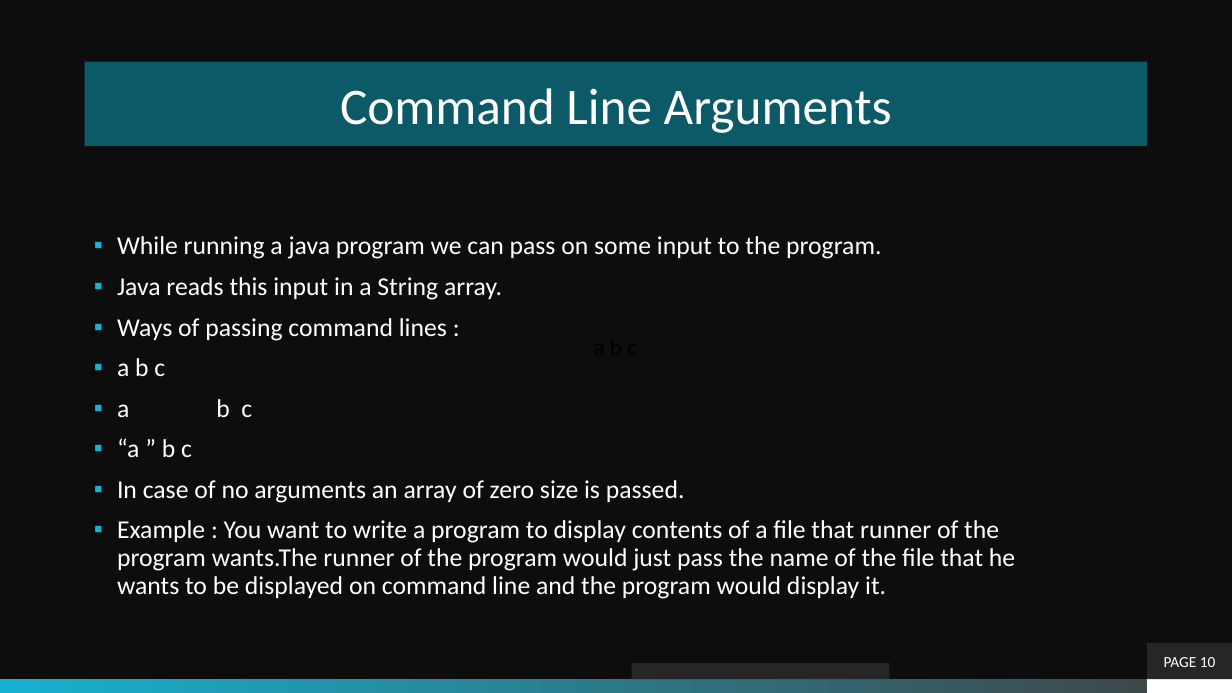
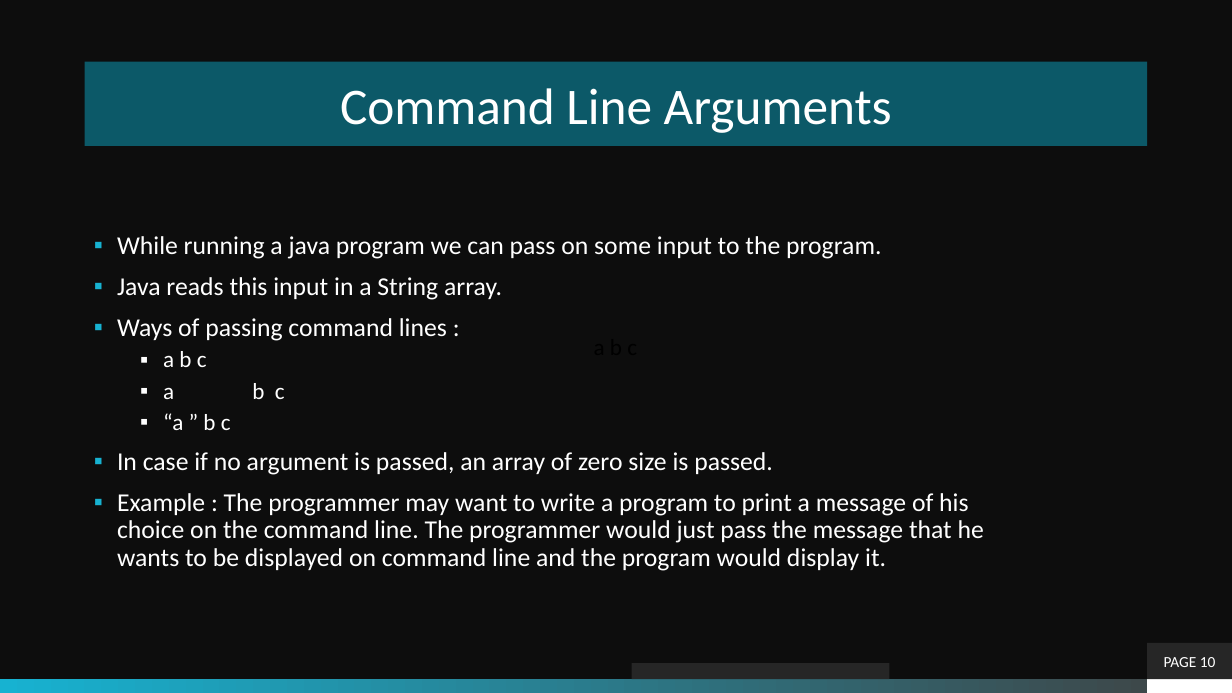
Before and after one commit to theLeonidas/Courses, a slide deck: slide 10 of courseMaterial/Objective-2-Simple Java Program/Basics_Of_A_Java_Program.pptx. Drawn at 1232x693 pixels with LibreOffice and Linux fonts; fonts in the diff are those of the drawing; background and template pictures are left out. Boxes give left, top, right and bottom in pixels: in the first picture for what was removed or moved away, otherwise in the second. Text is boxed around its words. In the diff, an @@ line names an element or a change of style, - is before the commit and + after.

```diff
--- a/courseMaterial/Objective-2-Simple Java Program/Basics_Of_A_Java_Program.pptx
+++ b/courseMaterial/Objective-2-Simple Java Program/Basics_Of_A_Java_Program.pptx
@@ text at (163, 355, 285, 430): size 20 to 18 pt in "a b c", "a b c", "“a ” b c"; list level 1 to 2 in "a b c"; list level 1 to 2 in "“a ” b c" @@
@@ text at (117, 452, 984, 571): text changed @@
-▪ In case of no arguments an array of zero size is passed.
-▪ Example : You want to write a program to display contents of a file that runner of the program wants.The runner of the program would just pass the name of the file that he wants to be displayed on command line and the program would display it.
+▪ In case if no argument is passed, an array of zero size is passed.
+▪ Example : The programmer may want to write a program to print a message of his choice on the command line. The programmer would just pass the message that he wants to be displayed on command line and the program would display it.
```
Also in this commit, not shown: 4 other slides changed, 5 slides added, 5 slides removed, 24 other files.
